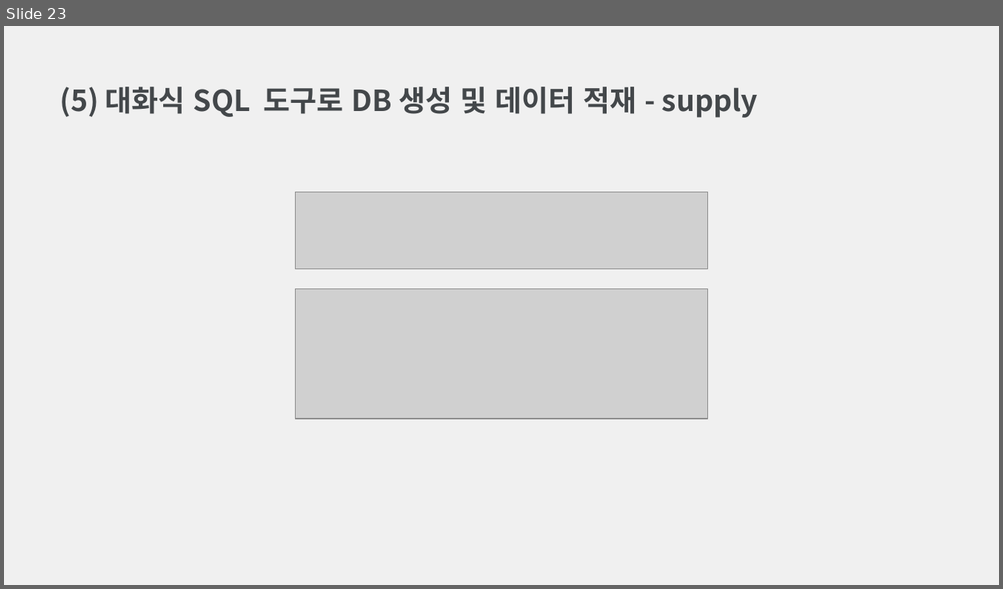
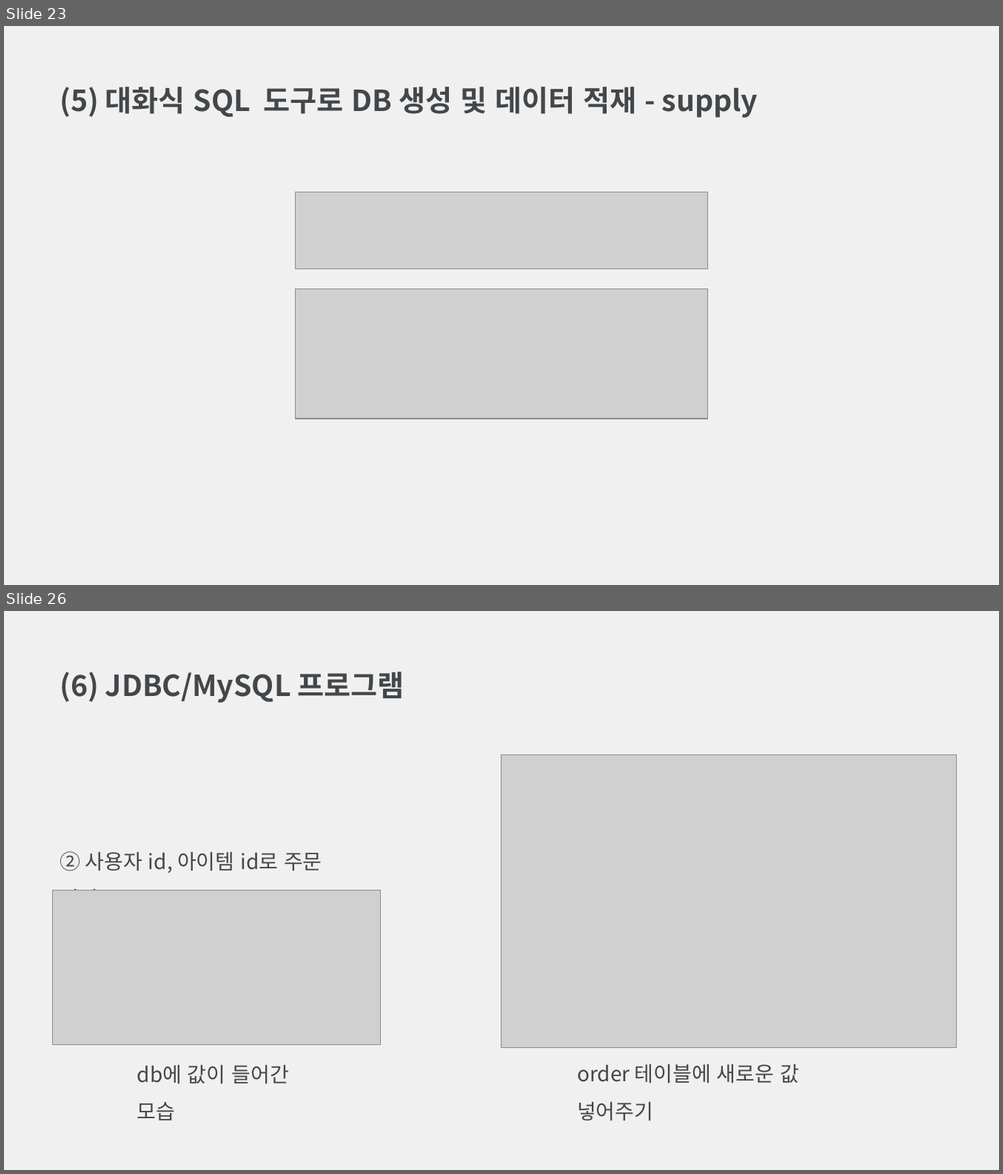
Before and after one commit to Archive-CAU/Database-Design, a slide deck: 데이터베이스설계 과제 4.pptx. Shown one above the other, each under a label of ours: slide 23 before the commit, slides 23 and 26 after it; the slides between them are not shown. The pictures are 1003x589 and 1003x1174 pixels, drawn with LibreOffice and Linux fonts; fonts in the diff are those of the drawing; grey boxes stand for pictures. Boxes give left, top, right and bottom in pixels: in the first picture for what was removed or moved away, otherwise in the second. Text is boxed around its words. In the diff, an @@ line names an element or a change of style, - is before the commit and + after.

```diff
--- a/데이터베이스설계 과제 4.pptx
+++ b/데이터베이스설계 과제 4.pptx
@@ slide 26 added at <box>4,611,999,1170</box>, background #F0F0F0 @@
@@ text added at <box>60,672,404,703</box>, 28 pt, text #43474A, bold @@
+(6) JDBC/MySQL 프로그램
@@ picture added at <box>502,755,957,1048</box> @@
@@ text added at <box>60,851,322,891</box>, 20 pt, text #43474A @@
+② 사용자 id, 아이템 id로 주문 넣기
@@ picture added at <box>53,891,381,1045</box> @@
@@ text added at <box>137,1065,288,1121</box>, 20 pt, text #43474A @@
+db에 값이 들어간 모습
@@ text added at <box>577,1065,799,1121</box>, 20 pt, text #43474A @@
+order 테이블에 새로운 값 넣어주기
```
Also in this commit, not shown: 3 slides changed, 7 other slides added, 2 other files.
